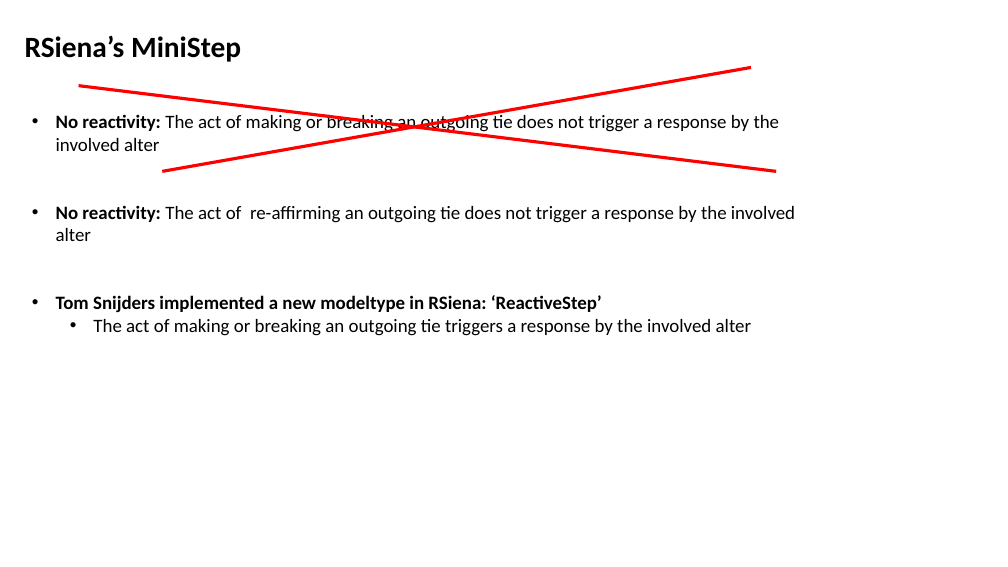
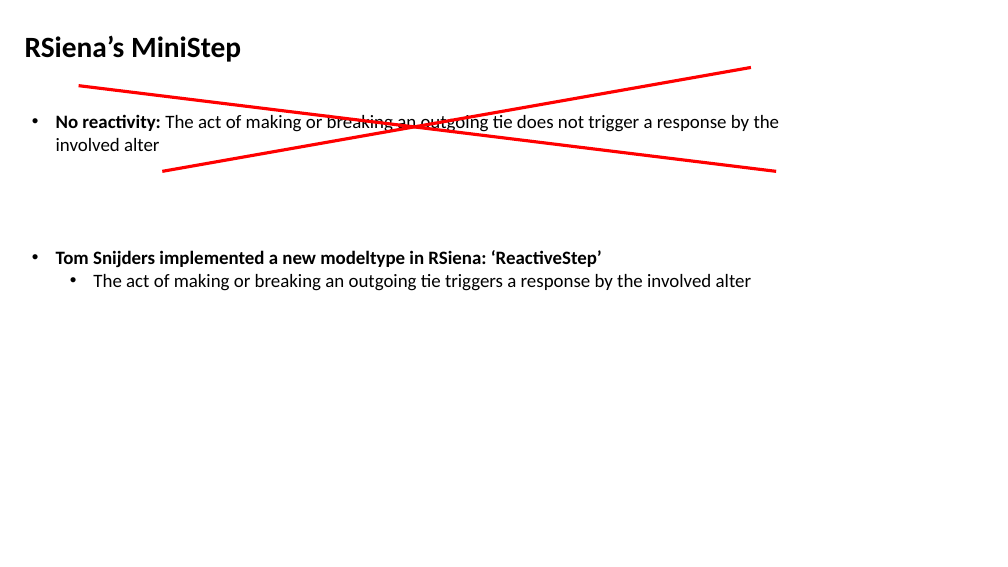
Before and after one commit to Niels-Vullings/RsienaTwoStep, a slide deck: slide 9 of nonbuild/RsienaTwoStep_JT.pptm (slide 14 before the commit). Drawn at 1008x567 pixels with LibreOffice and Linux fonts; fonts in the diff are those of the drawing. Boxes give left, top, right and bottom in pixels: in the first picture for what was removed or moved away, otherwise in the second. Text is boxed around its words. In the diff, an @@ line names an element or a change of style, - is before the commit and + after.

```diff
--- a/nonbuild/RsienaTwoStep_JT.pptm
+++ b/nonbuild/RsienaTwoStep_JT.pptm
@@ text at (56, 205, 795, 241): paragraph removed @@
-• No reactivity: The act of re-affirming an outgoing tie does not trigger a response by the involved alter
```
Also in this commit, not shown: 31 other slides changed, 14 slides added, 14 slides removed, 51 other files.
